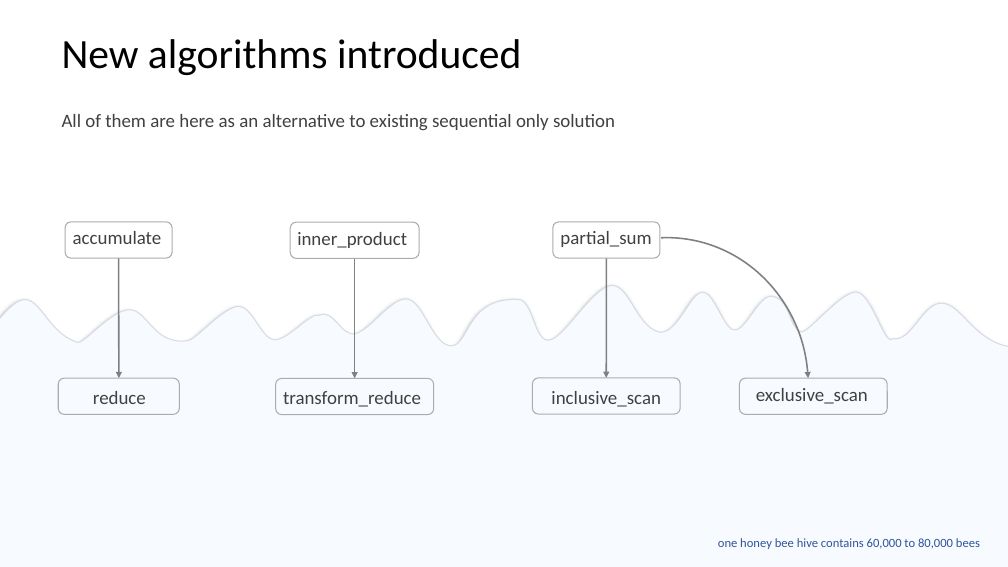
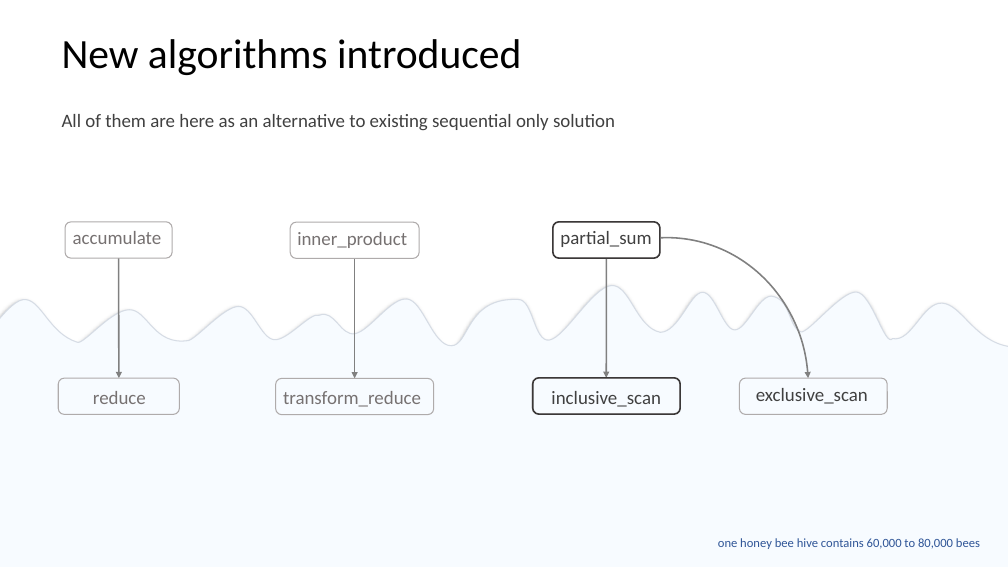
Before and after one commit to EmptySquareBubble/StoriesFromAParallelUniverse-, a slide deck: slide 22 of stories_from_a_paralel_universe.pptx. Drawn at 1008x567 pixels with LibreOffice and Linux fonts; fonts in the diff are those of the drawing. Boxes give left, top, right and bottom in pixels: in the first picture for what was removed or moved away, otherwise in the second. Text is boxed around its words. In the diff, an @@ line names an element or a change of style, - is before the commit and + after.

Commit message:
small styling

```diff
--- a/stories_from_a_paralel_universe.pptx
+++ b/stories_from_a_paralel_universe.pptx
@@ rounded rectangle added at box(553, 222, 660, 258), outline #3B3838 1.5 pt @@
@@ text colour #404040 to #767171 in 4 elements at box(297, 232, 407, 248), box(73, 231, 162, 244), box(93, 391, 146, 404), box(283, 391, 421, 407) @@
@@ rounded rectangle added at box(533, 378, 681, 414), outline #3B3838 1.5 pt @@
```
Also in this commit, not shown: 14 other slides changed.
